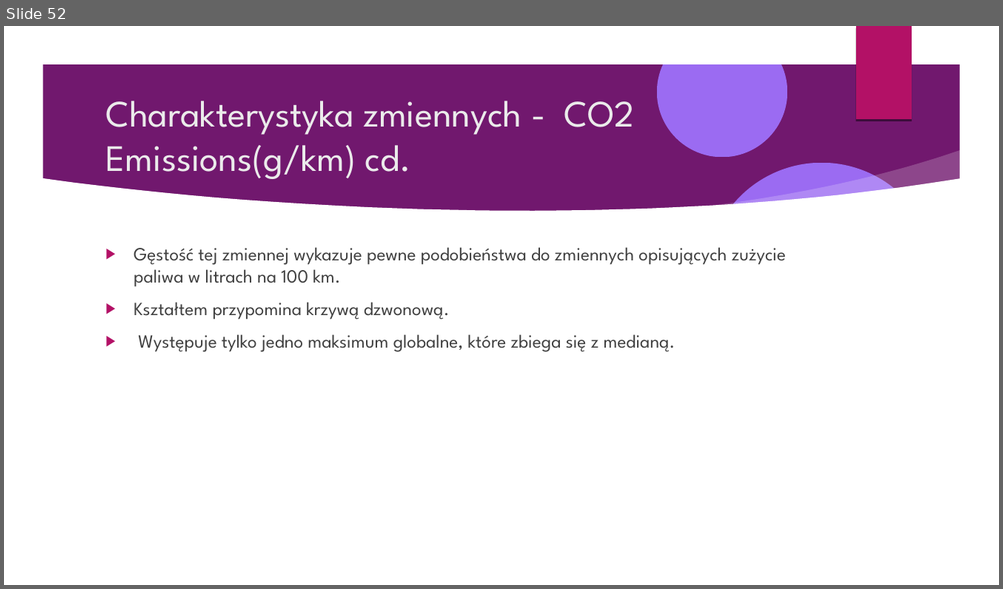
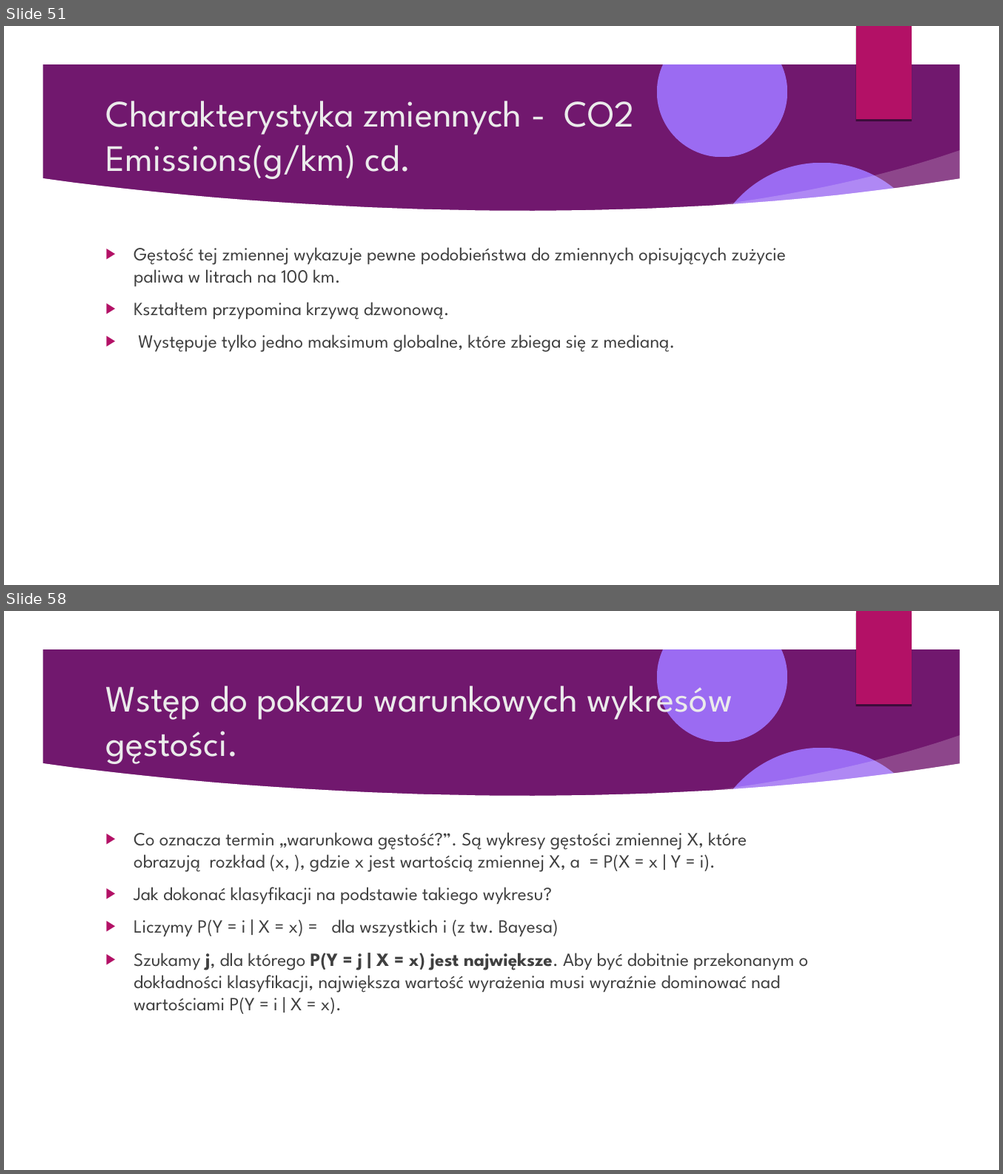
Before and after one commit to Pawel-Tomasz-Nowak/Scientific-collaboration, a slide deck: EmissionAnalysis/Prezentacja projektu.odp. Shown one above the other, each under a label of ours: slide 52 before the commit, slides 51 and 58 after it; the slides between them are not shown. The pictures are 1003x589 and 1003x1174 pixels, drawn with LibreOffice and Linux fonts; fonts in the diff are those of the drawing; background and template pictures are left out. Boxes give left, top, right and bottom in pixels: in the first picture for what was removed or moved away, otherwise in the second. Text is boxed around its words. In the diff, an @@ line names an element or a change of style, - is before the commit and + after.

```diff
--- a/EmissionAnalysis/Prezentacja projektu.odp
+++ b/EmissionAnalysis/Prezentacja projektu.odp
@@ slide 58 added at [4, 611, 999, 1170], background picture (left out); not listed: 9 template elements that a slide beside it also shows @@
@@ title added at [105, 674, 732, 764], 36 pt, text #EBEBEB @@
+Wstęp do pokazu warunkowych wykresów gęstości.
@@ text added at [134, 832, 808, 1014], 18 pt, text #404040 @@
+▶ Co oznacza termin „warunkowa gęstość?”. Są wykresy gęstości zmiennej X, które obrazują rozkład (x, ), gdzie x jest wartością zmiennej X, a = P(X = x | Y = i).
+▶ Jak dokonać klasyfikacji na podstawie takiego wykresu?
+▶ Liczymy P(Y = i | X = x) = dla wszystkich i (z tw. Bayesa)
+▶ Szukamy j, dla którego P(Y = j | X = x) jest największe. Aby być dobitnie przekonanym o dokładności klasyfikacji, największa wartość wyrażenia musi wyraźnie dominować nad wartościami P(Y = i | X = x).
@@ what was slide 52 is now slide 51 @@
```
Also in this commit, not shown: 2 slides changed, 18 other slides added, 4 slides removed, 3 other files.
